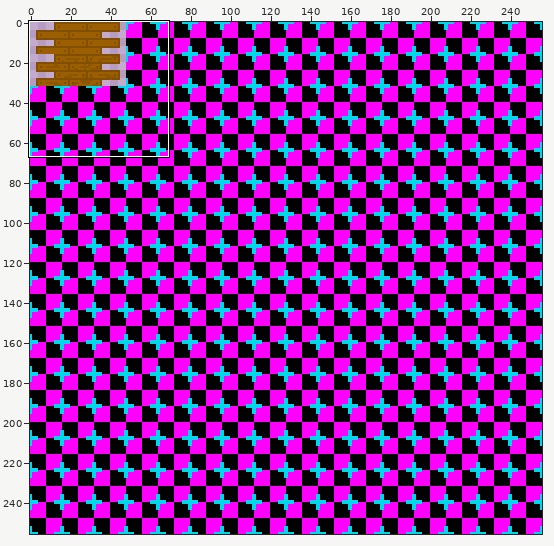
Two states of a sprite sheet, asset/map/tiles_terrain.png. Above: a wide view before the commit, with the close-up outlined.
Close-up. Before the commit:
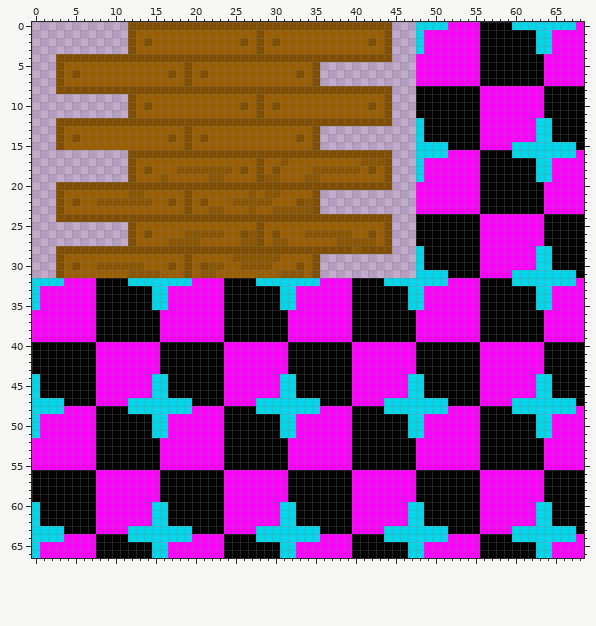
The file is 256x256 pixels. Colours within 5 levels of each other are drawn and written as one. Shown: x 0..68, y 0..66.
Once edited:
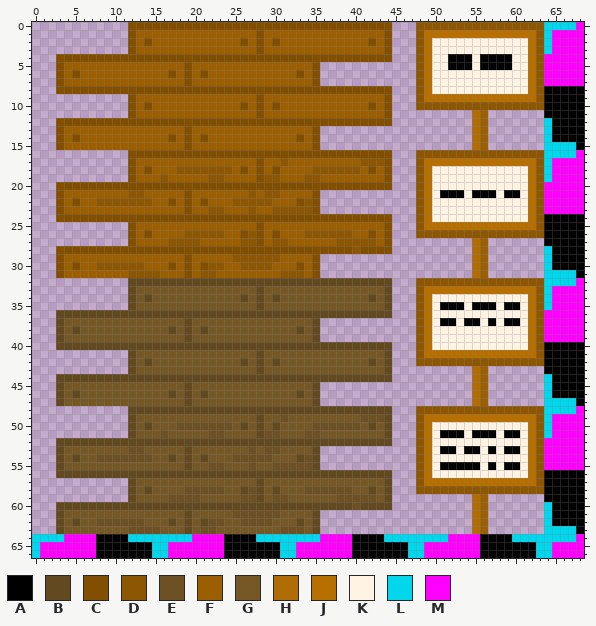
Palette (. is transparent): A #000000  B #63491f  C #824f00  D #8d5602  E #6d5023  F #9b5e00  G #765726  H #b06c05  J #b76f00  K #fff4e4  L #00d7ec  M #ff00ff
Log entry: Add wall and sign tiles
What changed:
Changed rows in their new state; - is an unchanged pixel.
first column x 0:
 0 ------------------------------------------------DDDDDDDDDDDDDDDD
 1 ------------------------------------------------DJJJJJJJJJJJJJJD
 2 ------------------------------------------------DJKKKKKKKKKKKKJD
 3 ------------------------------------------------DJKKKKKKKKKKKKJD
 4 ------------------------------------------------DJKKAAAK----KKJD
 5 ------------------------------------------------DJKKAAAK----KKJD
 6 ------------------------------------------------DJKKKKKKKKKKKKJD
 7 ------------------------------------------------DJKKKKKKKKKKKKJD
 8 ------------------------------------------------DJKKKKKKKKKKKKJD
 9 ------------------------------------------------DJJJJJJJJJJJJJJD
10 ------------------------------------------------DDDDDDDDDDDDDDDD
11 ------------------------------------------------.......HF.......
12 ------------------------------------------------.......HF.......
13 ------------------------------------------------.......HF.......
14 ------------------------------------------------.......HF.......
15 ------------------------------------------------.......HF.......
16 ------------------------------------------------DDDDDDDDDDDDDDDD
17 ------------------------------------------------DJJJJJJJJJJJJJJD
18 ------------------------------------------------DJKKKKKKKKKKKKJD
19 ------------------------------------------------DJKKKKKKKKKKKKJD
20 ------------------------------------------------DJKKKKKKKKKKKKJD
21 ------------------------------------------------DJKAAAKA--K--KJD
22 ------------------------------------------------DJKKKKKKKKKKKKJD
23 ------------------------------------------------DJKKKKKKKKKKKKJD
24 ------------------------------------------------DJKKKKKKKKKKKKJD
25 ------------------------------------------------DJJJJJJJJJJJJJJD
26 ------------------------------------------------DDDDDDDDDDDDDDDD
27 ------------------------------------------------.......HF.......
28 ------------------------------------------------.......HF.......
29 ------------------------------------------------.......HF.......
30 ------------------------------------------------.......HF.......
31 ------------------------------------------------.......HF.......
32 ............BBBBBBBBBBBBBBBBBBBBBBBBBBBBBBBBB...DDDDDDDDDDDDDDDD
33 ............BGGGGGGGGGGGGGGGBGGGGGGGGGGGGGGGB...DJJJJJJJJJJJJJJD
34 ............BGBGGGGGGGGGGGBGBGBGGGGGGGGGGGBGB...DJKKKKKKKKKKKKJD
35 ............BGGGGGGGGGGGGGGGBGGGGGGGGGGGGGGGB...DJKAAAKA--K--KJD
36 ...BBBBBBBBBBBBBBBBBBBBBBBBBBBBBBBBBBBBBBBBBB...DJKKKKKKKKKKKKJD
37 ...BGGGGGGGGGGGGGGGBGGGGGGGGGGGGGGGB............DJKAAKAAK-K--KJD
38 ...BGBGGGGGGGGGGGBGBGBGGGGGGGGGGGBGB............DJKKKKKKKKKKKKJD
39 ...BGGGGGGGGGGGGGGGBGGGGGGGGGGGGGGGB............DJKKKKKKKKKKKKJD
40 ...BBBBBBBBBBBBBBBBBBBBBBBBBBBBBBBBBBBBBBBBBB...DJKKKKKKKKKKKKJD
41 ............BGGGGGGGGGGGGGGGBGGGGGGGGGGGGGGGB...DJJJJJJJJJJJJJJD
42 ............BGBGGGGGGGGGGGBGBGBGGGGGGGGGGGBGB...DDDDDDDDDDDDDDDD
43 ............BGGGGGGGGGGGGGGGBGGGGGGGGGGGGGGGB..........HF.......
44 ...BBBBBBBBBBBBBBBBBBBBBBBBBBBBBBBBBBBBBBBBBB..........HF.......
45 ...BGGGGGGGGGGGGGGGBGGGGGGGGGGGGGGGB...................HF.......
46 ...BGBGGGGGGGGGGGBGBGBGGGGGGGGGGGBGB...................HF.......
47 ...BGGGGGGGGGGGGGGGBGGGGGGGGGGGGGGGB...................HF.......
48 ............BBBBBBBBBBBBBBBBBBBBBBBBBBBBBBBBB...DDDDDDDDDDDDDDDD
49 ............BGGGGGGGGGGGGGGGBGGEGGGGGGGGGEEEB...DJJJJJJJJJJJJJJD
50 ............BGBGGGEEEEEEEGBGBGBGGGGEEEEEEGBGB...DJKKKKKKKKKKKKJD
51 ............BGGGEGGGGGEEGGGGBEEGGGEEGGGGGGGGB...DJKAAAKA--K--KJD
52 ...BBBBBBBBBBBBBBBBBBBBBBBBBBBBBBBBBBBBBBBBBB...DJKKKKKKKKKKKKJD
53 ...BGGGGGGGGEEGGGGGBGGGGGGGEGEEGGGGB............DJKAAKAAK-K--KJD
54 ...BGBGGEEEEEEEGGBGBGBGGGEEEEEGGGBEB............DJKKKKKKKKKKKKJD
55 ...BGGGGGGGGGGGGGGGBGGEEGGGEGGEEEEEB............DJKAAAAAK-K--KJD
56 ...BBBBBBBBBBBBBBBBBBBBBBBBBBBBBBBBBBBBBBBBBB...DJKKKKKKKKKKKKJD
57 ............BGGGGGGGGGGGGGGGBGGGGGGGGGGGGGGGB...DJJJJJJJJJJJJJJD
58 ............BGBGGGGEEEEEGGBEBGBGGGEEEEEEGGBGB...DDDDDDDDDDDDDDDD
59 ............BGGGGEEEEGGGGGEEBGEEGGGGGGEEEEEGB..........HF.......
60 ...BBBBBBBBBBBBBBBBBBBBBBBBBBBBBBBBBBBBBEBBBB..........HF.......
61 ...BGGGGGGGGGGGGGGGBGGGGGEEEEEEGGGGB...................HF.......
62 ...BGBGGEEEEEEGGGBGBGBEEGGEEEEGGGBGB...................HF.......
63 ...BGGGGGGGGEEEEGGGBGEEGGGGGGGGEEEGB...................HF.......
Where, in picture pixels (left, top, right, bottom), the same in both close-ups:
changed: (32, 22, 544, 534)
